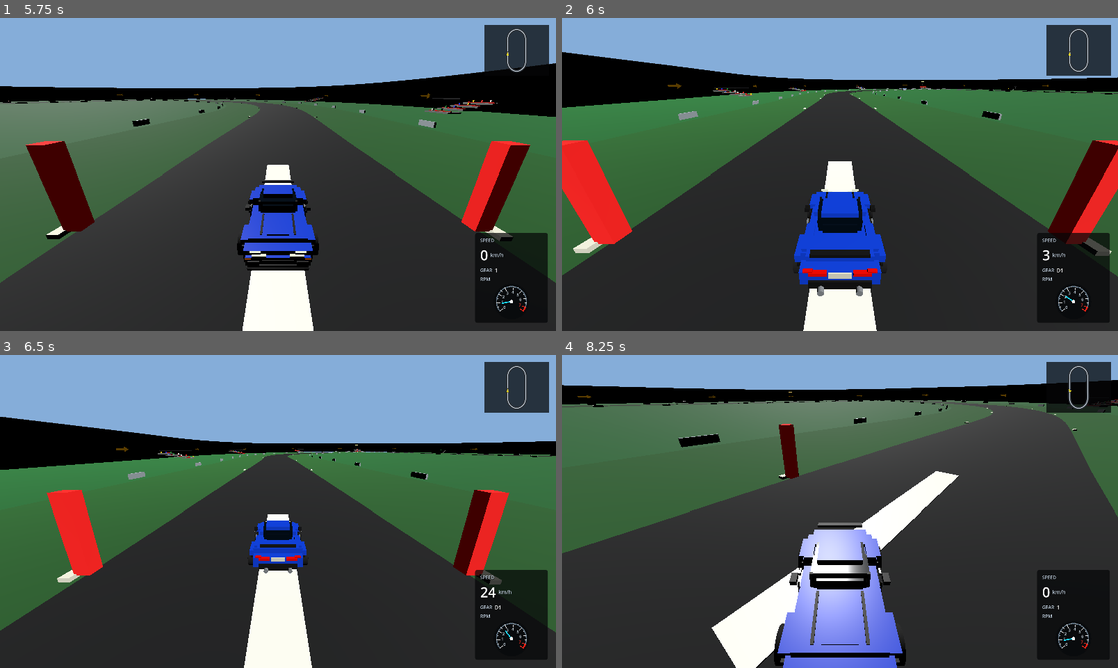
Above: before the commit, frames 1-4 (two rows, left to right).
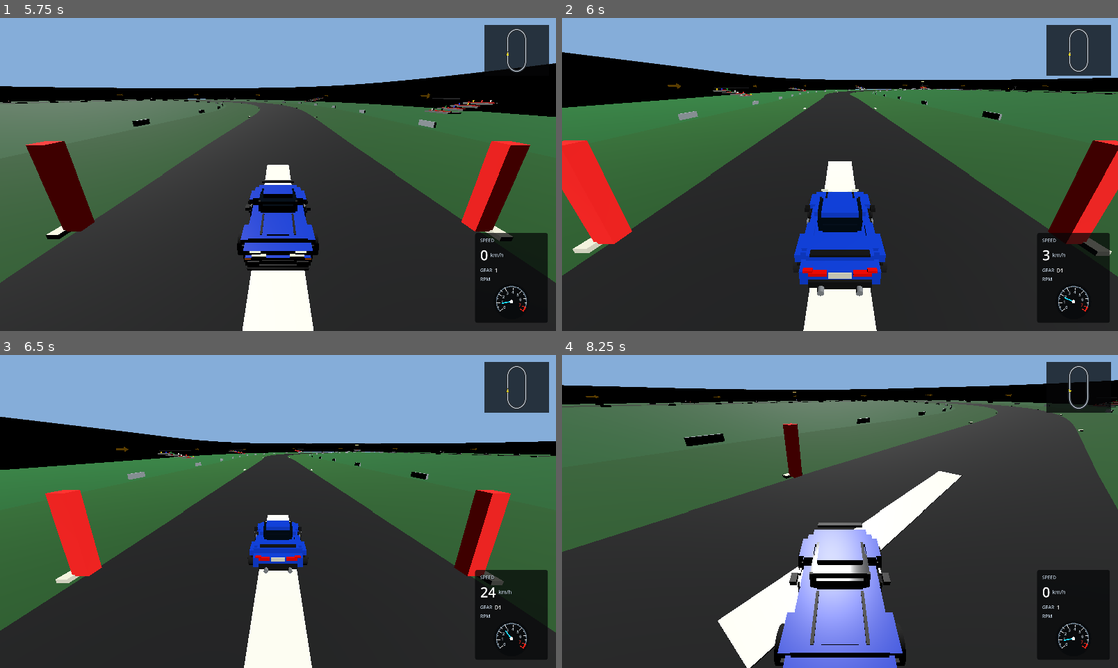
Above: after the commit, the same moments.

Repository: Dziuras98/car-game
Game: Godot game, scene res://scenes/startup.tscn
Two runs of this game, one before a commit and one after it. Both use one fixed random seed, a clock stepped at 60 frames per second and the inputs below.
Inputs:
- Up to frame 1 (5.75 s): click "Free drive" at 0.5 s; click "Prosty owal" at 1.25 s; click "Nissan 370Z" at 2 s; click "370Z automat" at 2.75 s; hold Right (steer-right) 3.53-4.28 s; hold C (camera-back) 3.53-4.28 s; hold Down (brake) 4.28-5.03 s; tap T (switch-car) at 4.35 s; hold Right (steer-right) from 5.03 s (still down); hold C (camera-back) from 5.03 s (still down)
- Up to frame 2 (6 s): release Right (steer-right) at 5.78 s; release C (camera-back) at 5.78 s; hold Up (accelerate) from 5.78 s (still down); tap T (switch-car) at 5.85 s
- Up to frame 3 (6.5 s): keep holding Up (accelerate)
- Up to frame 4 (8.25 s): release Up (accelerate) at 6.53 s; hold C (camera-back) 6.53-7.28 s; hold Left (steer-left) 6.53-8.03 s; tap T (switch-car) at 7.35 s; hold Down (brake) from 8.03 s (still down); hold C (camera-back) from 8.03 s (still down)

Frame 1 is identical in both runs. In frame 2, 0.5% of the frame differs, in the area x 0-100%, y 10-99%; in frame 3, 0.6%; in frame 4, 1.9%, in the area x 0-100%, y 8-100%.

Commit message:
Sample tire contact before longitudinal forces

Diff:
--- a/scripts/car/car_controller.gd
+++ b/scripts/car/car_controller.gd
@@ -71,6 +71,10 @@
 	return _runtime_state.lateral_speed
 
 
+func capture_current_transform_as_start() -> void:
+	_reset_controller.capture_start_transform(_runtime_state, global_transform)
+
+
 func set_player_input_enabled(enabled: bool) -> void:
 	_car_input.set_player_input_enabled(enabled)
 	if not enabled:
@@ -120,6 +124,14 @@
 	var handbrake_active: bool = _car_input.handbrake_active
 
 	_runtime_state.set_drive_input_snapshot(throttle, brake)
+	_chassis_controller.update_tires(
+		_runtime_state,
+		steering,
+		handbrake_active,
+		self,
+		_skid_mark_emitter,
+		delta
+	)
 	_powertrain_controller.update(
 		_runtime_state,
 		throttle,
@@ -129,7 +141,6 @@
 		_car_input.gear_down_pressed,
 		delta
 	)
-	_chassis_controller.update_tires(_runtime_state, steering, handbrake_active, self, _skid_mark_emitter, delta)
 	_chassis_controller.update_steering(_runtime_state, steering, self, delta)
 	_chassis_controller.apply_velocity(_runtime_state, self, delta)
 
